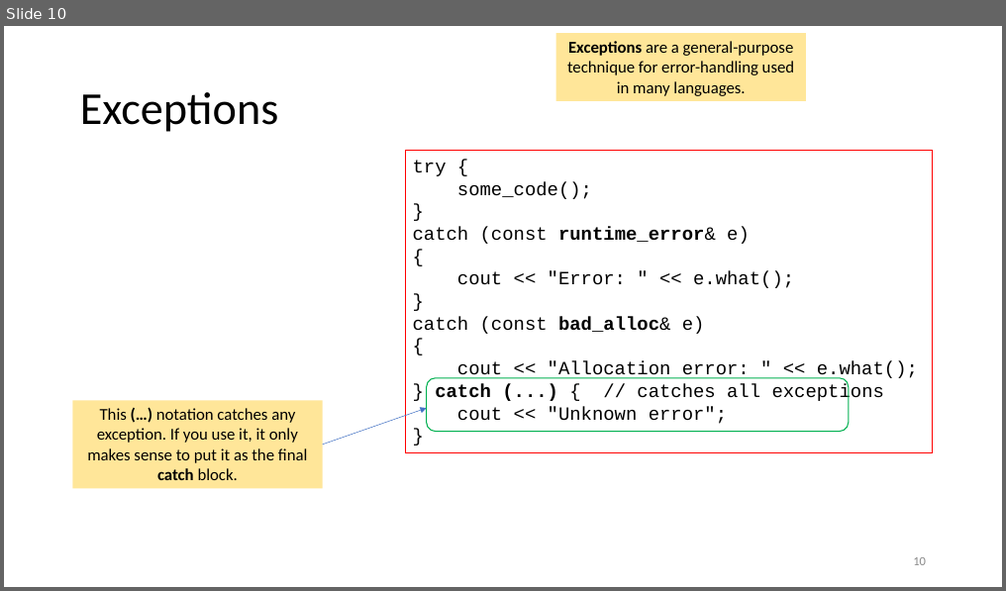
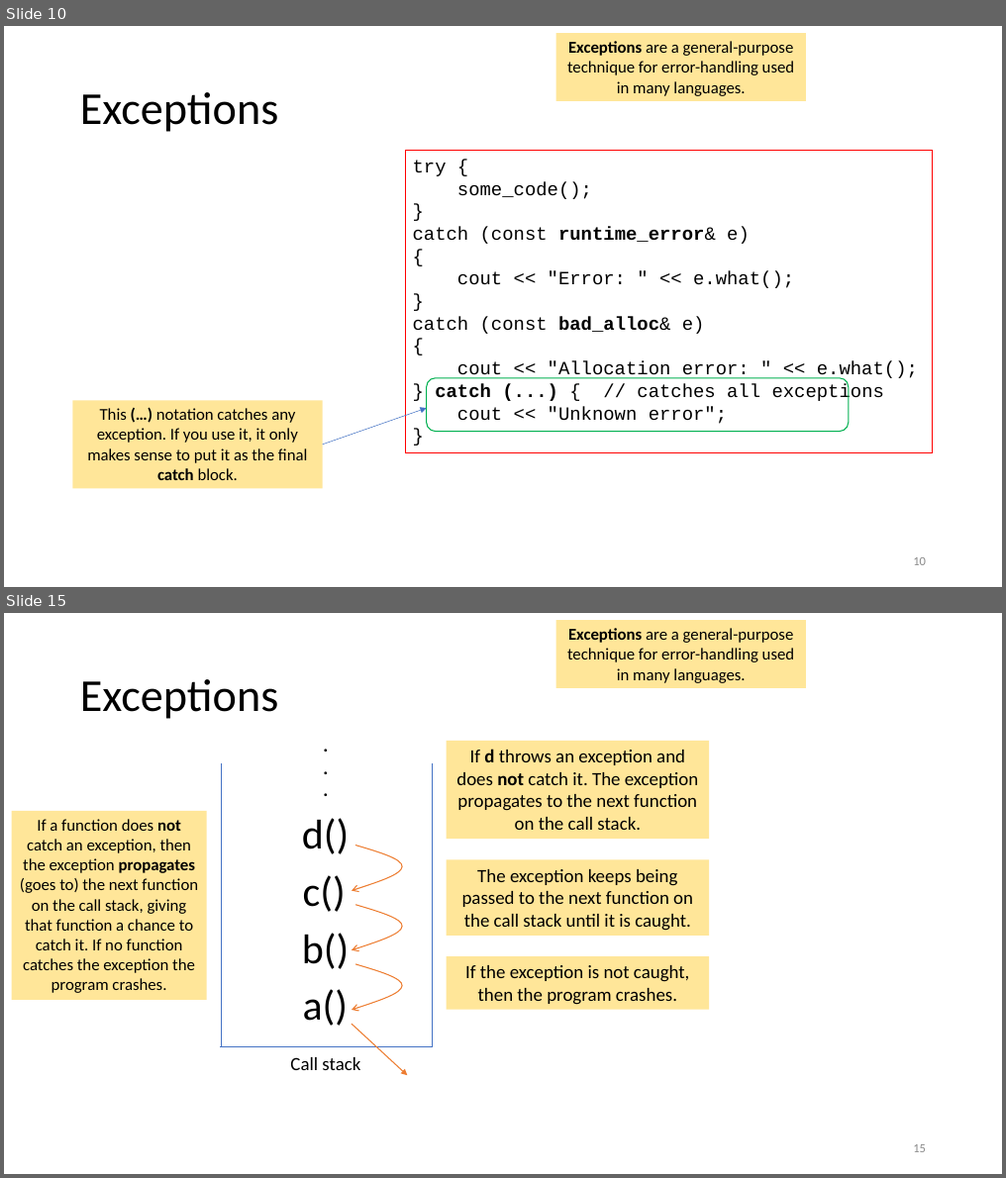
Before and after one commit to tjd1234/cmpt135spring2024, a slide deck: sample_code/week9/week9_cmpt135.pptx. Shown one above the other, each under a label of ours: slide 10 before the commit, slides 10 and 15 after it; the slides between them are not shown. The pictures are 1006x591 and 1006x1178 pixels, drawn with LibreOffice and Linux fonts; fonts in the diff are those of the drawing. Boxes give left, top, right and bottom in pixels: in the first picture for what was removed or moved away, otherwise in the second. Text is boxed around its words. In the diff, an @@ line names an element or a change of style, - is before the commit and + after.

```diff
--- a/sample_code/week9/week9_cmpt135.pptx
+++ b/sample_code/week9/week9_cmpt135.pptx
@@ slide 15 added at [4, 613, 1002, 1174], background #FFFFFF @@
@@ rectangle added at [556, 621, 807, 688], fill #FFE699, 16 pt, text #000000 @@
+Exceptions are a general-purpose technique for error-handling used in many languages.
@@ title added at [80, 679, 278, 719], 44 pt, text #000000 @@
+Exceptions
@@ text added at [316, 730, 338, 805], 18 pt, text #000000, bold @@
+.
+.
+.
@@ rectangle added at [447, 741, 709, 839], fill #FFE699, 18 pt, text #000000 @@
+If d throws an exception and does not catch it. The exception propagates to the next function on the call stack.
@@ group added at [221, 764, 433, 1070]: 3 lines, 1 text @@
+Call stack
@@ rectangle added at [12, 811, 207, 1000], fill #FFE699, 16 pt, text #000000 @@
+If a function does not catch an exception, then the exception propagates (goes to) the next function on the call stack, giving that function a chance to catch it. If no function catches the exception the program crashes.
@@ text added at [302, 818, 349, 855], 40 pt, text #000000 @@
+d()
@@ freeform shape added at [351, 845, 402, 891], outline #ED7D31 1 pt @@
@@ text added at [303, 875, 346, 912], 40 pt, text #000000 @@
+c()
@@ rectangle added at [447, 861, 709, 936], fill #FFE699, 18 pt, text #000000 @@
+The exception keeps being passed to the next function on the call stack until it is caught.
@@ freeform shape added at [351, 905, 402, 951], outline #ED7D31 1 pt @@
@@ text added at [302, 933, 349, 969], 40 pt, text #000000 @@
+b()
@@ freeform shape added at [351, 964, 402, 1010], outline #ED7D31 1 pt @@
@@ rectangle added at [447, 957, 709, 1010], fill #FFE699, 18 pt, text #000000 @@
+If the exception is not caught, then the program crashes.
@@ text added at [303, 989, 349, 1026], 40 pt, text #000000 @@
+a()
@@ arrow added from (351, 1024) to (408, 1075), #ED7D31 1 pt @@
@@ page number added at [913, 1145, 926, 1153], 12 pt, text #8C8C8C @@
+15
```
Also in this commit, not shown: 5 other slides added, 5 other files.
